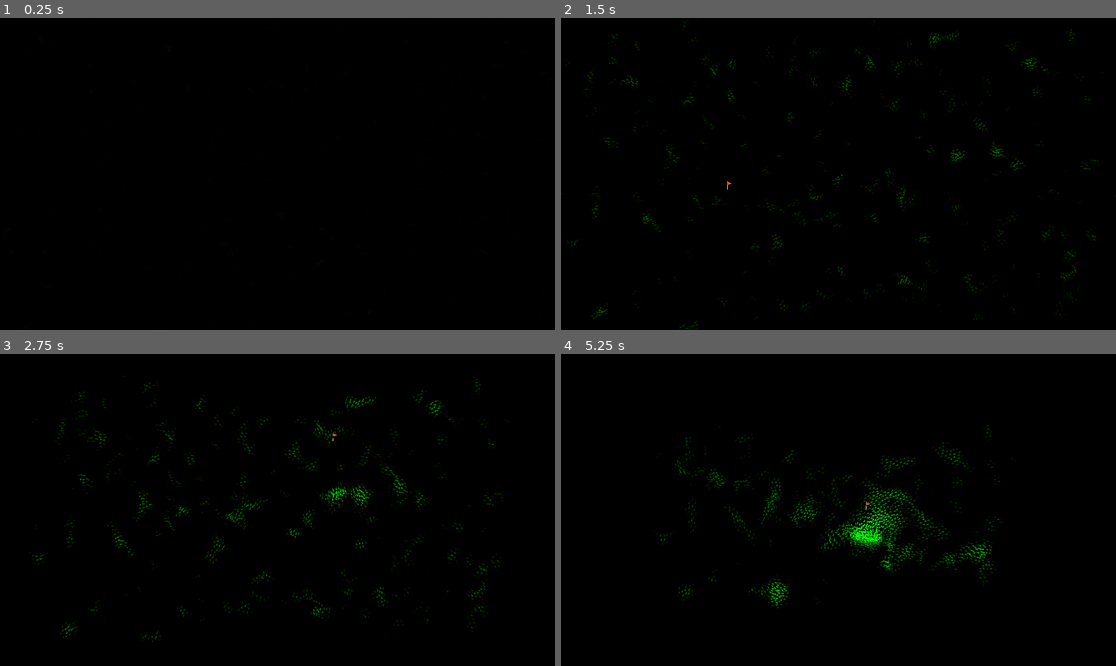
Above: before the commit, frames 1-4 (two rows, left to right).
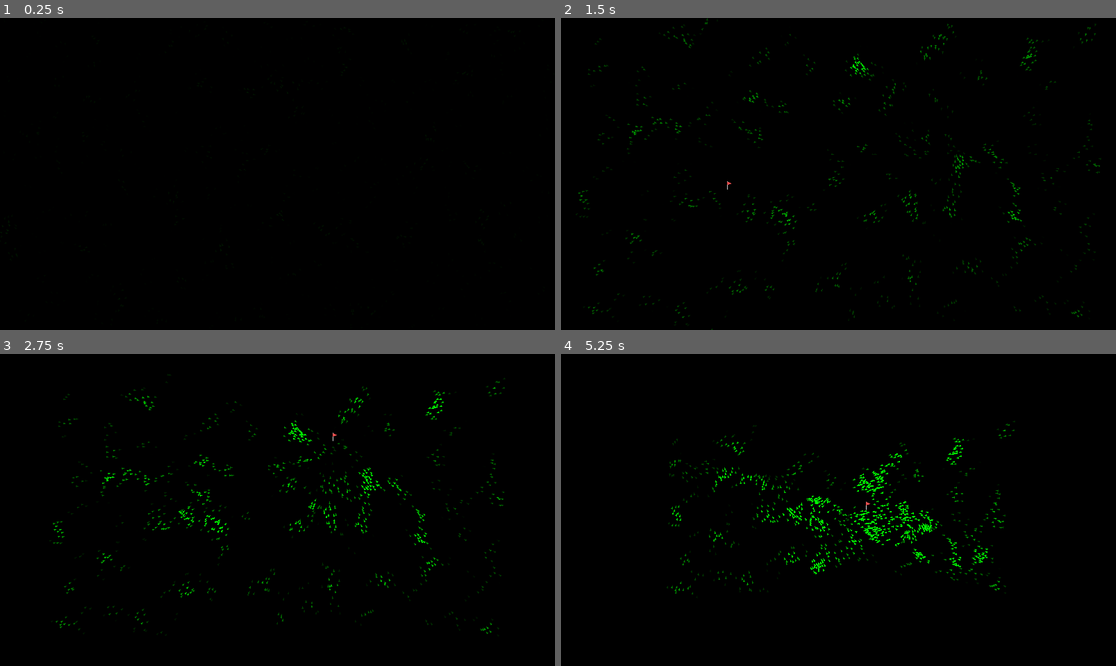
Above: after the commit, the same moments.

Repository: kyrick/godot-boids-acceleration-structure
Game: Godot game, scene res://Levels/RandomSpawn/RandomSpawn.tscn
The game is run twice, just before and just after one commit, with the same random seed, the same clock (stepped at 60 frames per second) and the same inputs.
Inputs (mouse positions are in pixels of both pictures, inside the frame that each line leads up to):
- Up to frame 1 (0.25 s): no input
- Up to frame 2 (1.5 s): tap Enter at 0.5 s; move the mouse to (960, 158) at 0.52 s; click (960, 158) at 0.67 s; move the mouse to (727, 189) at 1.27 s; click (727, 189) at 1.42 s
- Up to frame 3 (2.75 s): move the mouse to (333, 441) at 2.02 s; click (333, 441) at 2.17 s
- Up to frame 4 (5.25 s): move the mouse to (810, 572) at 2.77 s; click (810, 572) at 2.92 s; move the mouse to (1005, 556) at 3.52 s; click (1005, 556) at 3.67 s; move the mouse to (672, 463) at 4.27 s; click (672, 463) at 4.42 s; move the mouse to (866, 510) at 5.02 s; click (866, 510) at 5.17 s

The runs differ from the first frame. In frame 2, 2.4% of the frame differs, in the area x 1-98%, y 0-100%; in frame 3, 3.0%; in frame 4, 3.5%, in the area x 17-82%, y 21-82%.

Commit message:
simplify flock vector calculations

Diff:
--- a/Actors/Boid/Boid.gd
+++ b/Actors/Boid/Boid.gd
@@ -78,21 +78,17 @@
 
 				var d = global_position.distance_to(neighbor_pos)
 				if d < avoid_distance:
-					if d == 0:
-						d = 1
-					avoid_vector -= (neighbor_pos - global_position).normalized() * (avoid_distance / d)
+					avoid_vector -= neighbor_pos - global_position
 
 	if flock_size:
 		align_vector /= flock_size
 		flock_center /= flock_size
 
-		var center_dir = global_position.direction_to(flock_center)
-		var center_speed = (global_position.distance_to(flock_center) / view_distance)
-		center_vector = center_dir * center_speed
+		var centor_vector = global_position.direction_to(flock_center)
 
-	return [center_vector,
-			align_vector,
-			avoid_vector,
+	return [center_vector.normalized(),
+			align_vector.normalized(),
+			avoid_vector.normalized(),
 			flock_size]
 
 
--- a/Actors/Boid/Boid.tscn
+++ b/Actors/Boid/Boid.tscn
@@ -7,12 +7,13 @@
 "prey",
 ]]
 script = ExtResource( 2 )
-min_speed = 100.0
-mouse_follow_force = 5.0
-cohesion_force = 5.0
-algin_force = 1.0
-separation_force = 3.0
-avoid_distance = 10.0
+max_speed = 100.0
+min_speed = 90.0
+mouse_follow_force = 3.0
+cohesion_force = 30.0
+algin_force = 40.0
+separation_force = 50.0
+avoid_distance = 5.0
 
 [node name="Chicken" type="Sprite" parent="."]
 position = Vector2( 0, -0.902754 )
--- a/Actors/Crow/Crow.tscn
+++ b/Actors/Crow/Crow.tscn
@@ -9,12 +9,12 @@
 "_editor_description_": ""
 }
 max_speed = 100.0
+min_speed = 75.0
 mouse_follow_force = 10.0
-cohesion_force = 3.0
-algin_force = 2.0
-separation_force = 4.0
-view_distance = 20.0
-avoid_distance = 15.0
+cohesion_force = 70.0
+algin_force = 30.0
+separation_force = 30.0
+avoid_distance = 5.0
 
 [node name="Sprite" type="Sprite" parent="."]
 position = Vector2( 1.61354, 2.23908e-13 )
--- a/Levels/RandomSpawn/RandomSpawn.gd
+++ b/Levels/RandomSpawn/RandomSpawn.gd
@@ -22,7 +22,6 @@
 		var boid = Boid.instance()
 		var init_pos: = Vector2(rand_range(0, screen_size.x), rand_range(0, screen_size.y))
 		boid.position = init_pos
-#		boid.max_speed = max_speed
 		var scaled_point = _accel_struct.scale_point(init_pos)
 		_accel_struct.add_body(boid, scaled_point)
 		scaled_points[i] = scaled_point
--- a/Levels/RandomSpawn/RandomSpawn.tscn
+++ b/Levels/RandomSpawn/RandomSpawn.tscn
@@ -7,8 +7,9 @@
 
 [node name="RandomChickens" type="Node2D"]
 script = ExtResource( 4 )
-max_boids = 1500
+max_boids = 1000
 Boid = ExtResource( 2 )
+struct_scale = 20
 compute_groups = 2
 
 [node name="TileMap" type="TileMap" parent="."]
